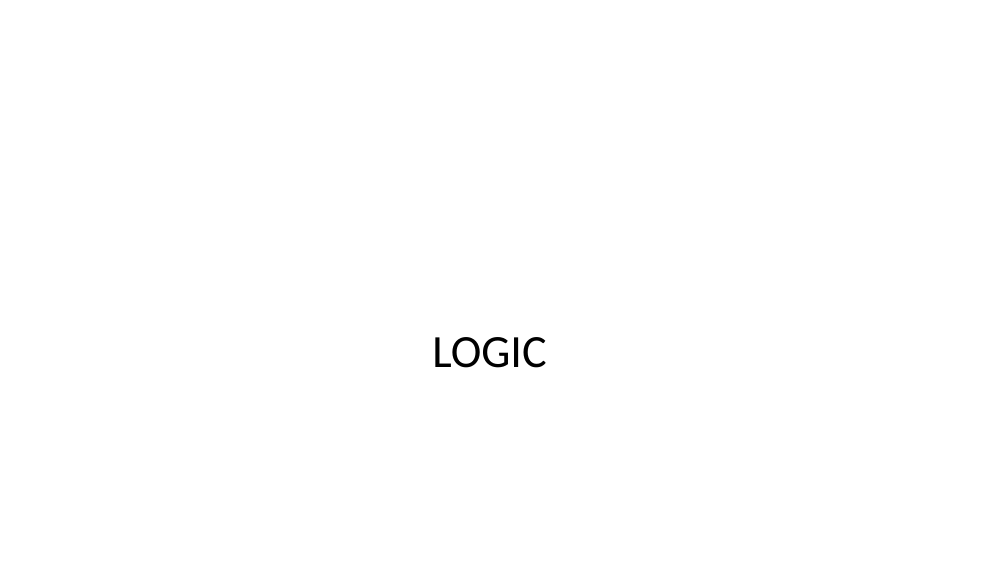
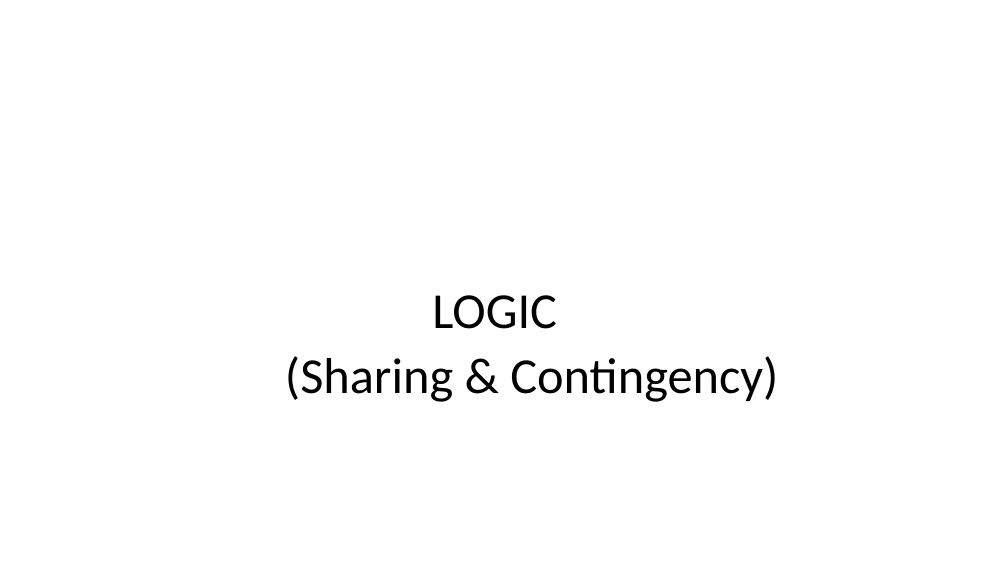
Before and after one commit to Contingent-Systems/vkern_paper, a slide deck: slide 7 of loca_virt_draft.pptx (slide 6 before the commit). Drawn at 1008x567 pixels with LibreOffice and Linux fonts; fonts in the diff are those of the drawing. Boxes give left, top, right and bottom in pixels: in the first picture for what was removed or moved away, otherwise in the second. Text is boxed around its words. In the diff, an @@ line names an element or a change of style, - is before the commit and + after.

```diff
--- a/loca_virt_draft.pptx
+++ b/loca_virt_draft.pptx
@@ text at box(432, 295, 557, 329): size 44 to 48 pt in "LOGIC" @@
@@ text at box(285, 356, 778, 402): paragraph added @@
+(Sharing & Contingency)
```
Also in this commit, not shown: 7 other slides changed.
